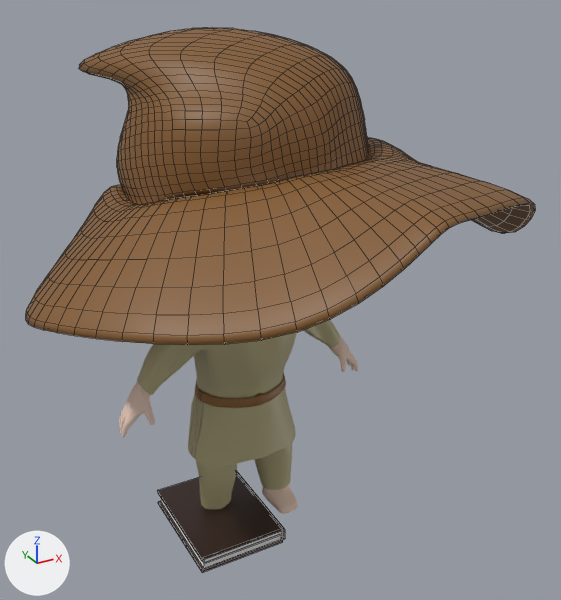
An edit to the FBX model DD_Controller/Assets/blederImport/walker_Chibi_medium_head.fbx, drawn before and after from the same camera.
One viewpoint serves both versions: a 50 mm camera at (-1.758, -3.45, 3.065) aimed at (0.029, -0.201, 1.44). The lights are fixed; the arrows at lower left show +X, +Y and +Z. The first picture is the older version. Mesh edges are drawn as thin lines on the coarser meshes. Where no turn or scale is listed for an object, it has been applied to the vertices.

In view in the first picture: 'Chibi', 'Cover L', 'Cover R', 'Spire', 'Spire.001', 'Tenue', 'Torus', 'hat'.
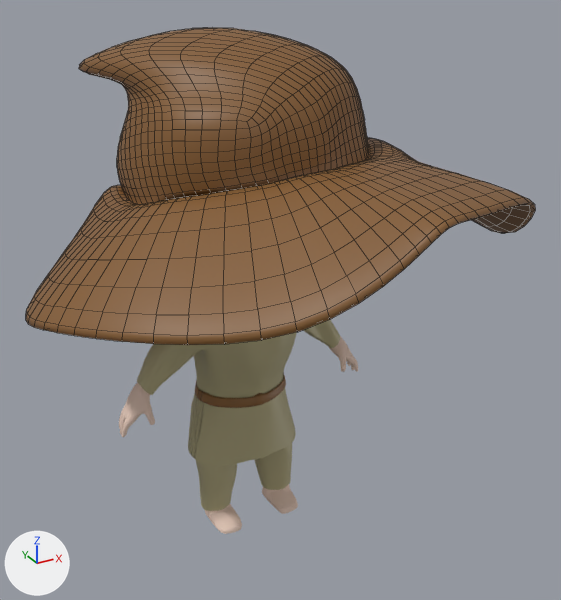
What differs and where, as boxes (x1, y1, x2, y2) in the pictures (561 x 600 px):
'Cover R', deleted
    before: (157, 472, 283, 562)
    faces in mat_book (brown #34211b): (157, 472, 283, 561)
    faces in mat_paper (white #e7e7e7): (203, 531, 282, 562)
'Cover L', deleted
    before: (158, 499, 283, 573)
    faces in mat_book (brown #34211b): (158, 501, 283, 573)
    faces in mat_paper (white #e7e7e7): (161, 499, 282, 568)
'Spire', deleted
    before: (237, 472, 285, 540)
'Spire.001', deleted
    before: (204, 534, 280, 563)

Edits to the bpy script that builds the scene:
```text
Remove ob_spire:
    ob_spire = bpy.data.objects.new('Spire', me_cube_003)
    ob_spire.location = (-0.025, -0.005, 0.033)
Remove ob_cover_l:
    ob_cover_l = bpy.data.objects.new('Cover L', me_cube_007)
    ob_cover_l.location = (-0.034, -0.005, -0.001)
Remove ob_cover_r:
    ob_cover_r = bpy.data.objects.new('Cover R', me_cube_006)
    ob_cover_r.location = (-0.034, -0.005, 0.067)
Remove ob_spire_001:
    ob_spire_001 = bpy.data.objects.new('Spire.001', me_cube_005)
    ob_spire_001.location = (-0.045, -0.005, 0.033)
```
